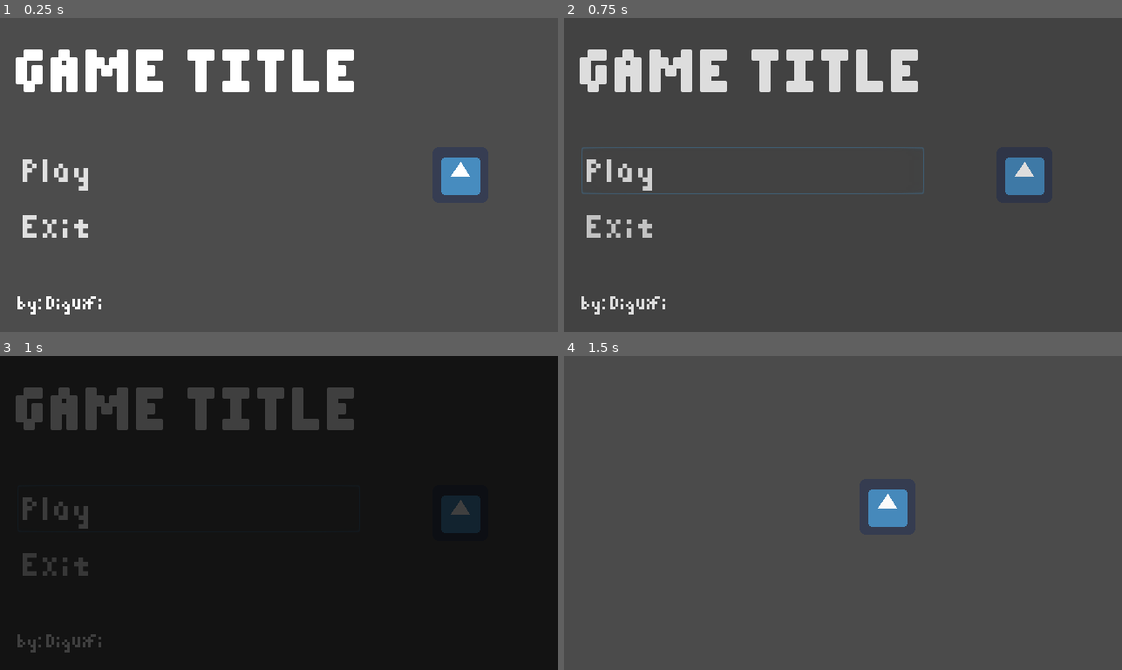
Above: before the commit, frames 1-4 (two rows, left to right).
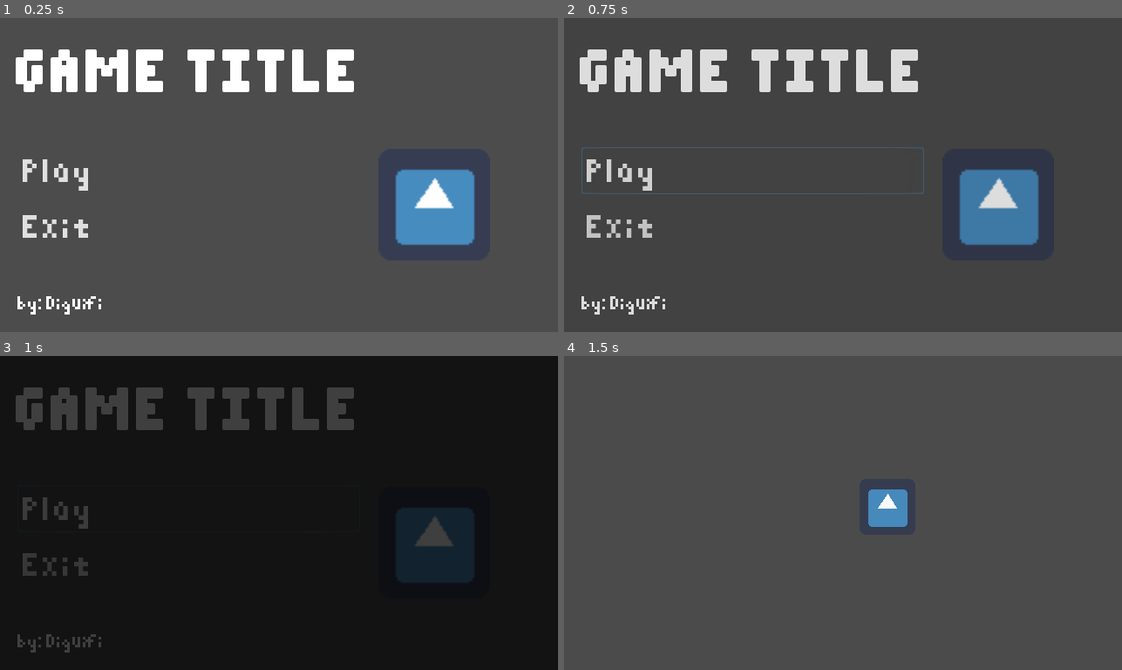
Above: after the commit, the same moments.

Repository: Boyquotes/godot_boilerplate
Game: Godot game, scene res://src/menus/MainMenu.tscn
The game is run twice, just before and just after one commit, with the same random seed, the same clock (stepped at 60 frames per second) and the same inputs. The engine's default icon, where the game draws it, is replaced by a stand-in: a white triangle on a blue panel in a dark square.
Inputs:
- Up to frame 1 (0.25 s): no input
- Up to frame 2 (0.75 s): click "Play" at 0.5 s
- Up to frame 3 (1 s): no input
- Up to frame 4 (1.5 s): hold Right (ui_right) from 1.28 s (still down)

The runs differ from the first frame. In frame 1, 3.4% of the frame differs, in the area x 70-87%, y 44-73%; in frame 2, 3.4%; in frame 3, 3.1%; in frame 4, nothing differs.

Commit message:
Fix main menu layout positioning issue

Diff:
--- a/src/menus/MainMenu.gd
+++ b/src/menus/MainMenu.gd
@@ -1,4 +1,4 @@
-extends MarginContainer
+extends Control
 
 
 
--- a/src/menus/MainMenu.tscn
+++ b/src/menus/MainMenu.tscn
@@ -12,15 +12,12 @@
 size = 24
 font_data = SubResource( 1 )
 
-[node name="MainMenu" type="MarginContainer"]
+[node name="MainMenu" type="Control"]
 margin_left = 20.0
 margin_top = 20.0
 margin_right = 640.0
 margin_bottom = 340.0
 script = ExtResource( 4 )
-__meta__ = {
-"_edit_use_anchors_": false
-}
 
 [node name="HBoxContainer" type="HBoxContainer" parent="."]
 margin_right = 620.0
@@ -71,18 +68,12 @@
 custom_fonts/font = SubResource( 2 )
 text = "by: Diguifi"
 
-[node name="CenterContainer" type="CenterContainer" parent="HBoxContainer"]
-margin_left = 397.0
-margin_right = 620.0
-margin_bottom = 320.0
-size_flags_horizontal = 3
-size_flags_vertical = 3
-
-[node name="Logo" type="TextureRect" parent="HBoxContainer/CenterContainer"]
-margin_left = 79.0
-margin_top = 128.0
-margin_right = 143.0
-margin_bottom = 192.0
+[node name="Logo" type="TextureRect" parent="."]
+margin_left = 414.0
+margin_top = 130.0
+margin_right = 478.0
+margin_bottom = 194.0
+rect_scale = Vector2( 2, 2 )
 size_flags_stretch_ratio = 2.0
 texture = ExtResource( 2 )
 
Not shown, changed: icon.png.import
